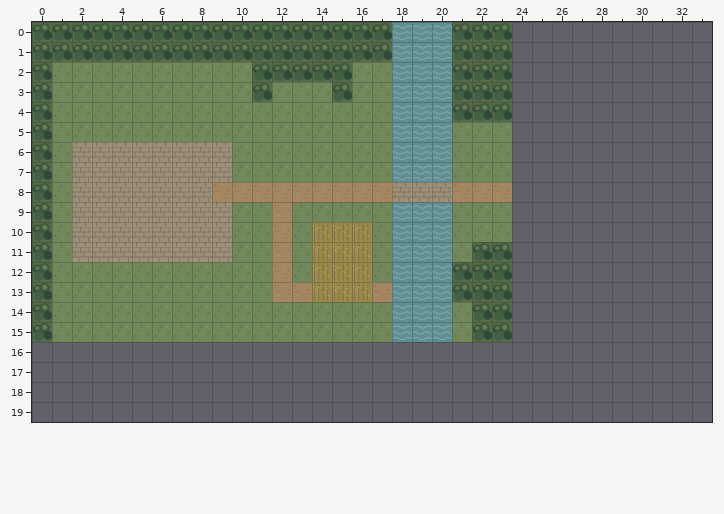
A Tiled map gets an edit: assets/maps/port_felin_world.tmx. This is how it looked before the edit.
Cells are 64x64 px. Shown: x 0..33, y 0..19. The old version is drawn lined up with the new one.
Now the later version:
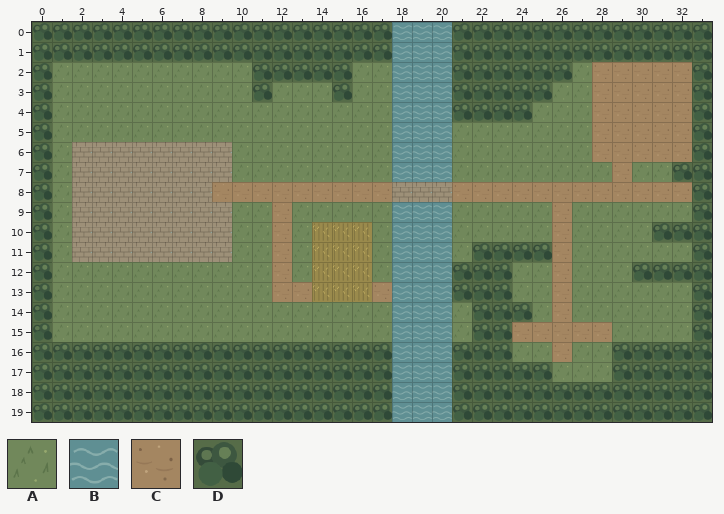
Key: from "world_tiles": A 0, B 2, C 3, D 5.
_ is an empty cell, . an unchanged one.
Edits made:
map size 24x16 -> 34x20 cells
--- layer "Ground"
@@ x 0..33 @@
- 0 ........................__________
- 1 ........................__________
- 2 ........................__________
- 3 ........................__________
- 4 ........................__________
- 5 ........................__________
- 6 ........................__________
- 7 ........................__________
- 8 ........................__________
- 9 ........................__________
-10 ........................__________
-11 ........................__________
-12 ........................__________
-13 ........................__________
-14 ........................__________
-15 ........................__________
-16 __________________________________
-17 __________________________________
-18 __________________________________
-19 __________________________________
+ 0 ........................DDDDDDDDDD
+ 1 ........................DDDDDDDDDD
+ 2 ........................DDDACCCCCD
+ 3 ........................DDAACCCCCD
+ 4 ........................DAAACCCCCD
+ 5 ........................AAAACCCCCD
+ 6 ........................AAAACCCCCD
+ 7 ........................AAAAACAADD
+ 8 ........................CCCCCCCCCD
+ 9 ........................AACAAAAAAD
+10 ........................AACAAAADDD
+11 ........................DDCAAAAAAD
+12 ........................AACAAADDDD
+13 ........................AACAAAAAAD
+14 ........................DACAAAAAAD
+15 ........................CCCCCAAAAD
+16 DDDDDDDDDDDDDDDDDDBBBDDDAACAADDDDD
+17 DDDDDDDDDDDDDDDDDDBBBDDDDDAAADDDDD
+18 DDDDDDDDDDDDDDDDDDBBBDDDDDDDDDDDDD
+19 DDDDDDDDDDDDDDDDDDBBBDDDDDDDDDDDDD
Where, in picture pixels (left, top, right, bottom), the same in both pictures:
added: (32, 22, 712, 422)
